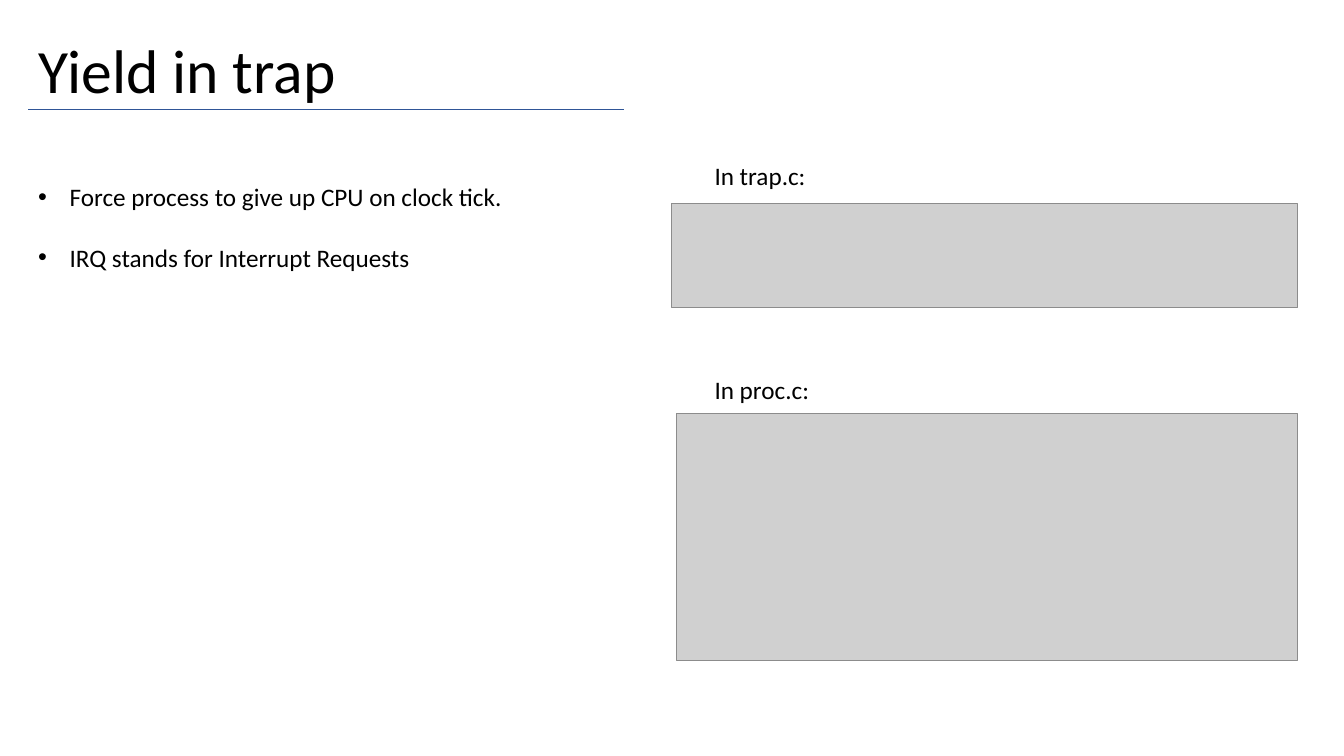
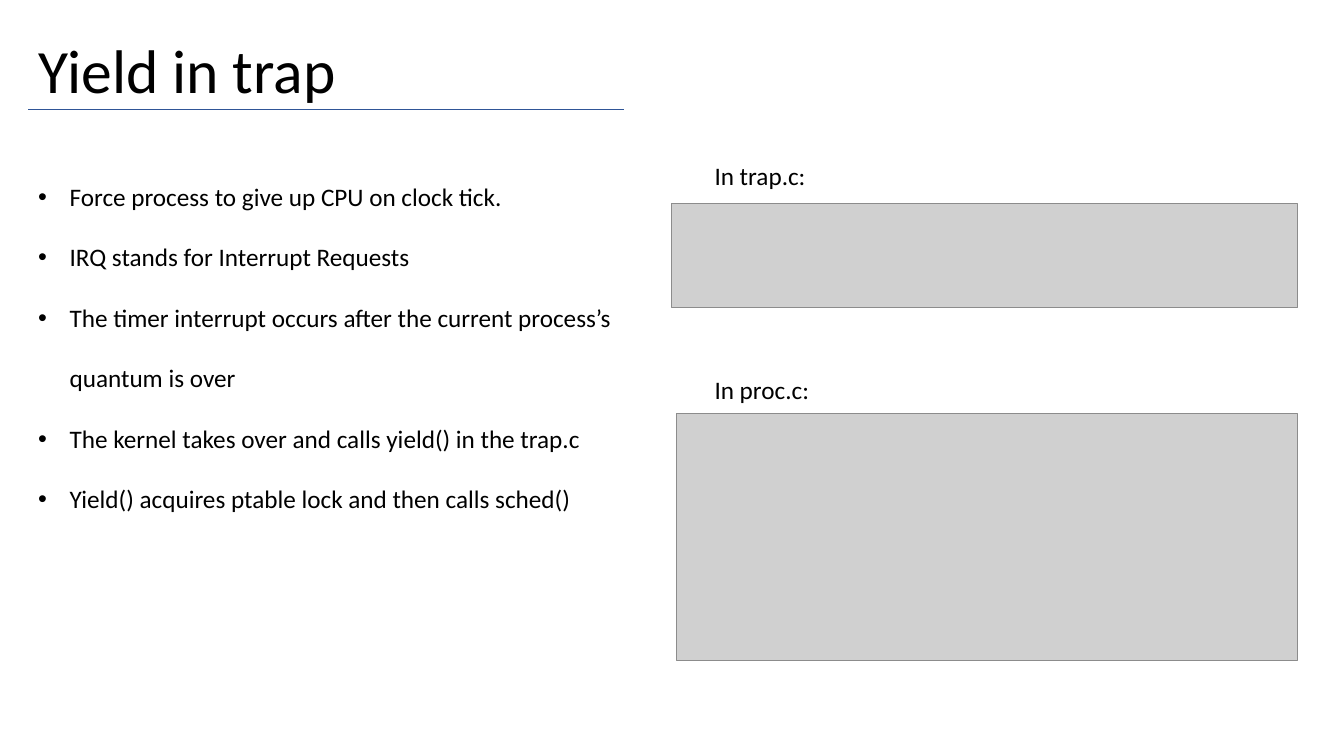
Before and after one commit to maher460/Pitt_CS1550_recitation_materials, a slide deck: slide 28 of week7/CS1550_week_7_lab3.pptx (slide 13 before the commit). Drawn at 1344x756 pixels with LibreOffice and Linux fonts; fonts in the diff are those of the drawing; grey boxes stand for pictures. Boxes give left, top, right and bottom in pixels: in the first picture for what was removed or moved away, otherwise in the second. Text is boxed around its words. In the diff, an @@ line names an element or a change of style, - is before the commit and + after.

```diff
--- a/week7/CS1550_week_7_lab3.pptx
+++ b/week7/CS1550_week_7_lab3.pptx
@@ text at [70,309,610,512]: paragraphs added @@
+• The timer interrupt occurs after the current process’s quantum is over
+• The kernel takes over and calls yield() in the trap.c
+• Yield() acquires ptable lock and then calls sched()
```
Also in this commit, not shown: 2 other slides changed, 15 slides added, 1 other file.
